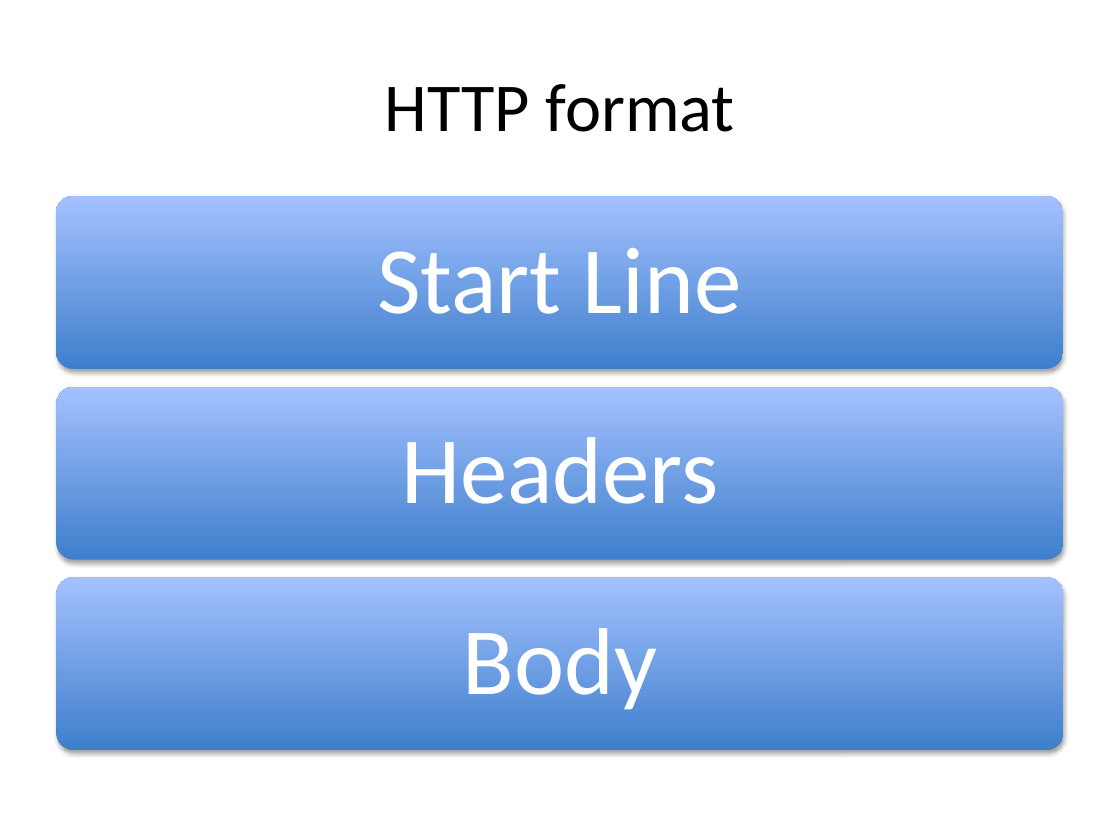
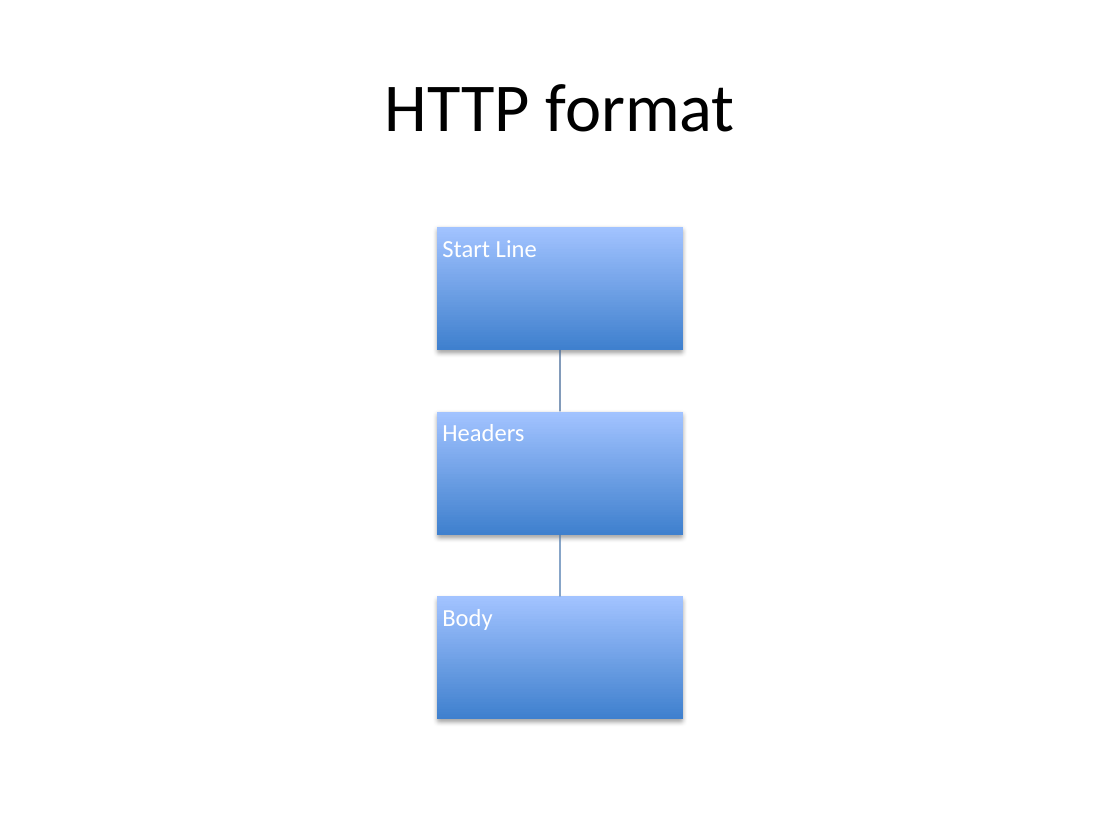
Before and after one commit to PHPEmbark/curriculum, a slide deck: slide 11 of course/2 - The Internet/The Internet.pptx. Drawn at 1120x840 pixels with LibreOffice and Linux fonts; fonts in the diff are those of the drawing. Boxes give left, top, right and bottom in pixels: in the first picture for what was removed or moved away, otherwise in the second. Text is boxed around its words. In the diff, an @@ line names an element or a change of style, - is before the commit and + after.

```diff
--- a/course/2 - The Internet/The Internet.pptx
+++ b/course/2 - The Internet/The Internet.pptx
@@ rounded rectangle removed at (56,196,1063,368) @@
@@ text "Start Line": place and size @@
-text "Start Line" at (377,248,742,336)
+text "Start Line" at (442,240,537,257)
@@ rounded rectangle removed at (56,386,1063,559) @@
@@ text "Headers": place and size @@
-text "Headers" at (401,437,718,527)
+text "Headers" at (442,424,524,441)
@@ group added at (437,226,683,719): 3 rectangles, 2 lines @@
@@ rounded rectangle removed at (56,577,1063,749) @@
@@ size 61 to 15.8 pt; alignment centre to left; line spacing 0.9 to 1; less space between paragraphs; vertical alignment middle to top in 3 elements at (442,240,537,257), (442,424,524,441), (442,609,492,630) @@
@@ text "Body": place and size @@
-text "Body" at (463,628,657,717)
+text "Body" at (442,609,492,630)
```
Also in this commit, not shown: 22 other slides changed, 11 slides added, 15 slides removed.
